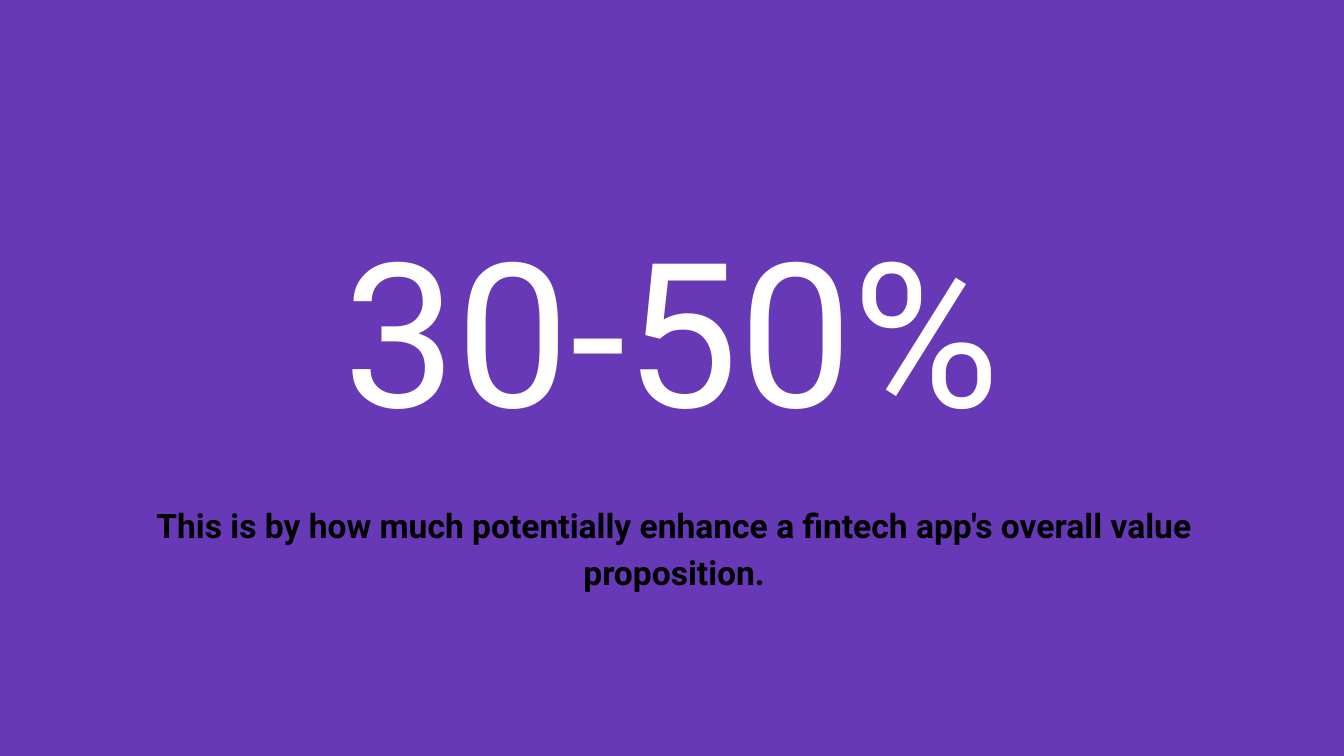
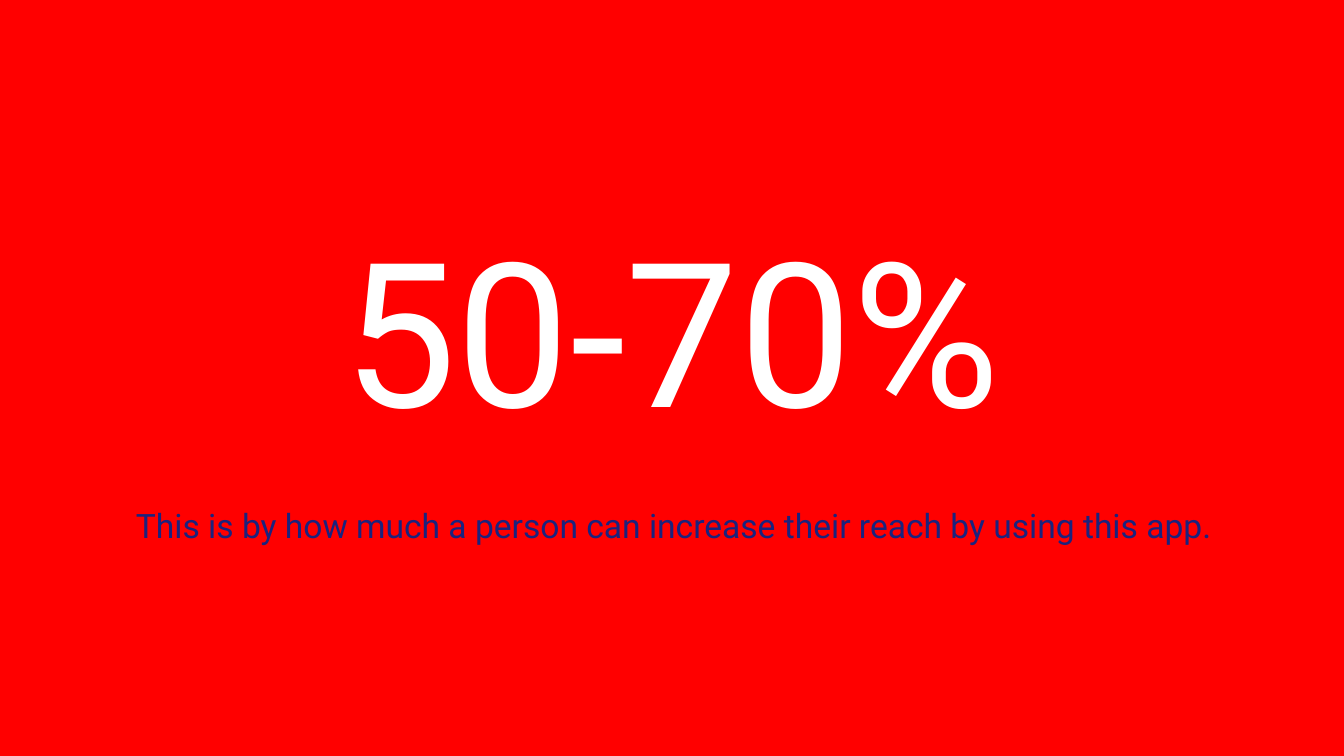
Before and after one commit to surabhi0901/phonepe_pulse_data_visualization_and_exploration, a slide deck: slide 10 of project-overview.pptx (slide 9 before the commit). Drawn at 1344x756 pixels with LibreOffice and Linux fonts; fonts in the diff are those of the drawing. Boxes give left, top, right and bottom in pixels: in the first picture for what was removed or moved away, otherwise in the second. Text is boxed around its words. In the diff, an @@ line names an element or a change of style, - is before the commit and + after.

```diff
--- a/project-overview.pptx
+++ b/project-overview.pptx
@@ background #6739B7 to #FF0000 @@
@@ title at bbox=[344, 261, 1000, 409]: text changed @@
-30-50%
+50-70%
@@ text at bbox=[136, 512, 1211, 545]: text changed; text colour #000000 to #1A237E; bold off @@
-This is by how much potentially enhance a fintech app's overall value proposition.
+This is by how much a person can increase their reach by using this app.
```
Also in this commit, not shown: 8 other slides changed, 3 slides added, 2 slides removed.
